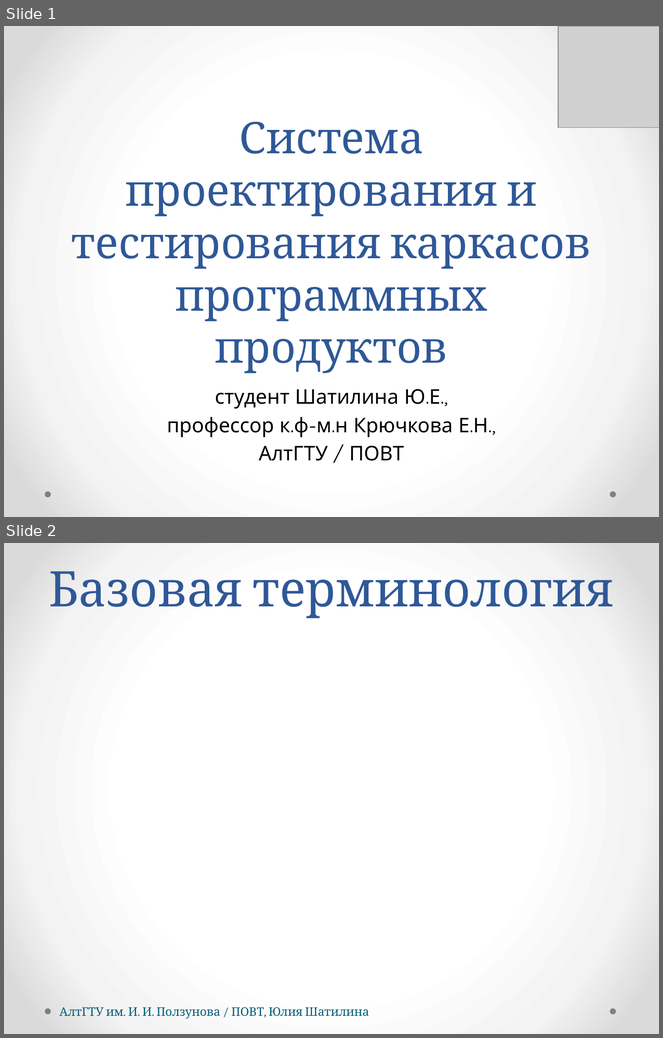
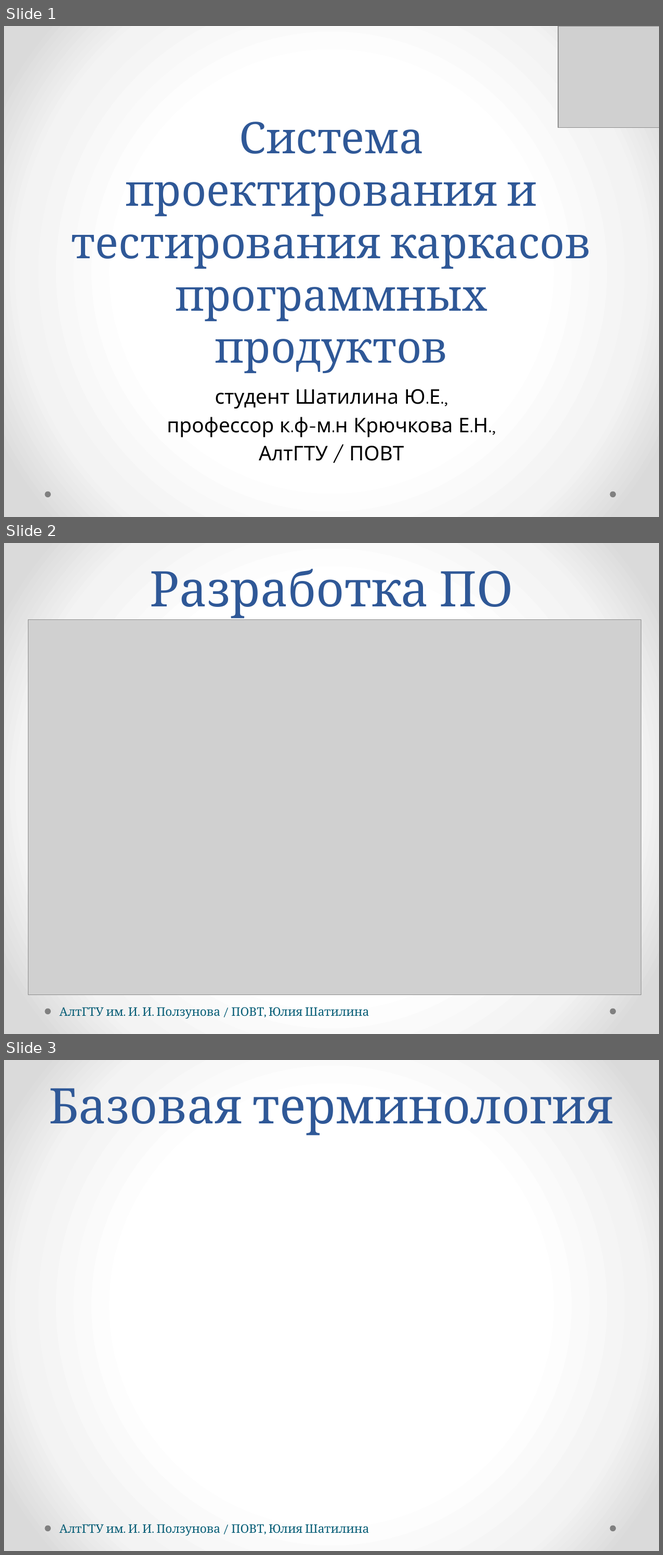
Before and after one commit to hisohito/proto-doc, a slide deck: shatilina.pptx. Shown one above the other, each under a label of ours: slides 1 and 2 before the commit, slides 1, 2 and 3 after it. The pictures are 663x1038 and 663x1555 pixels, drawn with LibreOffice and Linux fonts; fonts in the diff are those of the drawing; grey boxes stand for pictures. Boxes give left, top, right and bottom in pixels: in the first picture for what was removed or moved away, otherwise in the second. Text is boxed around its words. In the diff, an @@ line names an element or a change of style, - is before the commit and + after.

Commit message:
Developing software slide was added

```diff
--- a/shatilina.pptx
+++ b/shatilina.pptx
@@ slide 2 added at [4,543,659,1034], background gradient #FFFFFF to #F4F4F4 to #DADADA; not listed: 2 template elements that a slide beside it also shows @@
@@ text added at [150,568,513,618], 54 pt, text #2F5897 @@
+Разработка ПО
@@ picture added at [28,619,642,995] @@
@@ text added at [60,1007,369,1019], 13 pt, text #045C75 @@
+АлтГТУ им. И. И. Ползунова / ПОВТ, Юлия Шатилина
@@ what was slide 2 is now slide 3 @@
```
Also in this commit, not shown: 2 other files.
